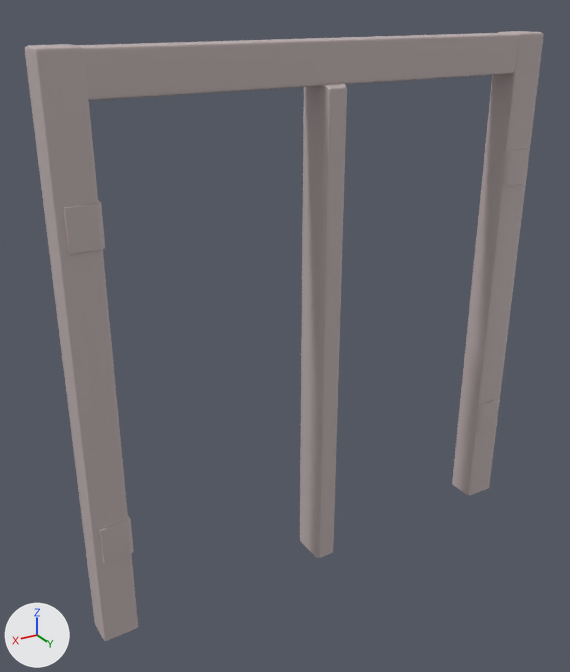
An edit to the FBX model RAW/AssetsRosa/SM_DoorFrame_01.fbx, drawn before and after from the same camera.
Before and after are seen from a 50 mm lens placed at (1.55, 2.32, 2.18), pointed at (0.12, -0.06, 1.0). Every picture has the same lights, and +X, +Y and +Z are marked at lower left. The picture after the commit comes second. Where no turn or scale is listed for an object, it has been applied to the vertices.

The scene before the commit, as lines of its bpy script (objects in view):
```python
me_mesh = bpy.data.meshes.new('Mesh')
me_mesh.from_pydata(...)  # 258 vertices, 260 faces; spans x -0.04..0.04, y -0.08..0.08, z -0.96..0.96
me_mesh.materials.append(mat_standardsurface1)  # light grey #c0b2b2
me_mesh_001 = bpy.data.meshes.new('Mesh.001')
me_mesh_001.from_pydata(...)  # 356 vertices, 330 faces; spans x -0.97..0.97, y -0.06..0.06, z -1.03..1.03
me_mesh_001.materials.append(mat_standardsurface1)  # light grey #c0b2b2
me_mesh_002 = bpy.data.meshes.new('Mesh.002')
me_mesh_002.from_pydata(...)  # 348 vertices, 304 faces; spans x -0.94..0.94, y -0.06..0.06, z -0.64..0.64
me_mesh_002.materials.append(mat_standardsurface1)  # light grey #c0b2b2
ob_contourporte_01 = bpy.data.objects.new('ContourPorte_01', me_mesh_001)
ob_contourporte_01.location = (0.004, 0.0, 1.03)
ob_pcube78 = bpy.data.objects.new('pCube78', me_mesh_002)
ob_pcube78.location = (0.0, 0.011, 0.986)
ob_polysurface3 = bpy.data.objects.new('polySurface3', me_mesh)
ob_polysurface3.location = (0.0, 0.0, 0.957)
```
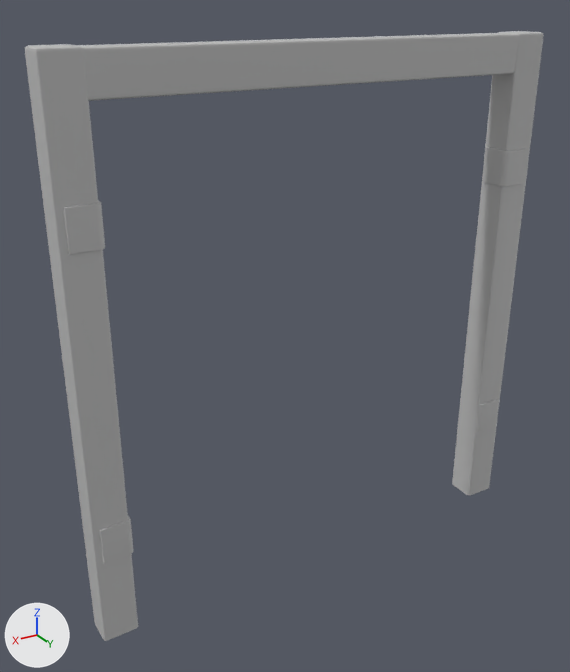
Where the newer file only moved an object's origin or applied its transform, the numbers keep the older frame.

Changed parts and their boxes (x1, y1, x2, y2) in the pictures (570 x 672 px):
'polySurface3', deleted: before (300, 83, 347, 558)

The change, as a list of edits to the scene's bpy script:
```text
Remove ob_polysurface3:
    ob_polysurface3 = bpy.data.objects.new('polySurface3', me_mesh)
    ob_polysurface3.location = (0.0, 0.0, 0.957)
```
